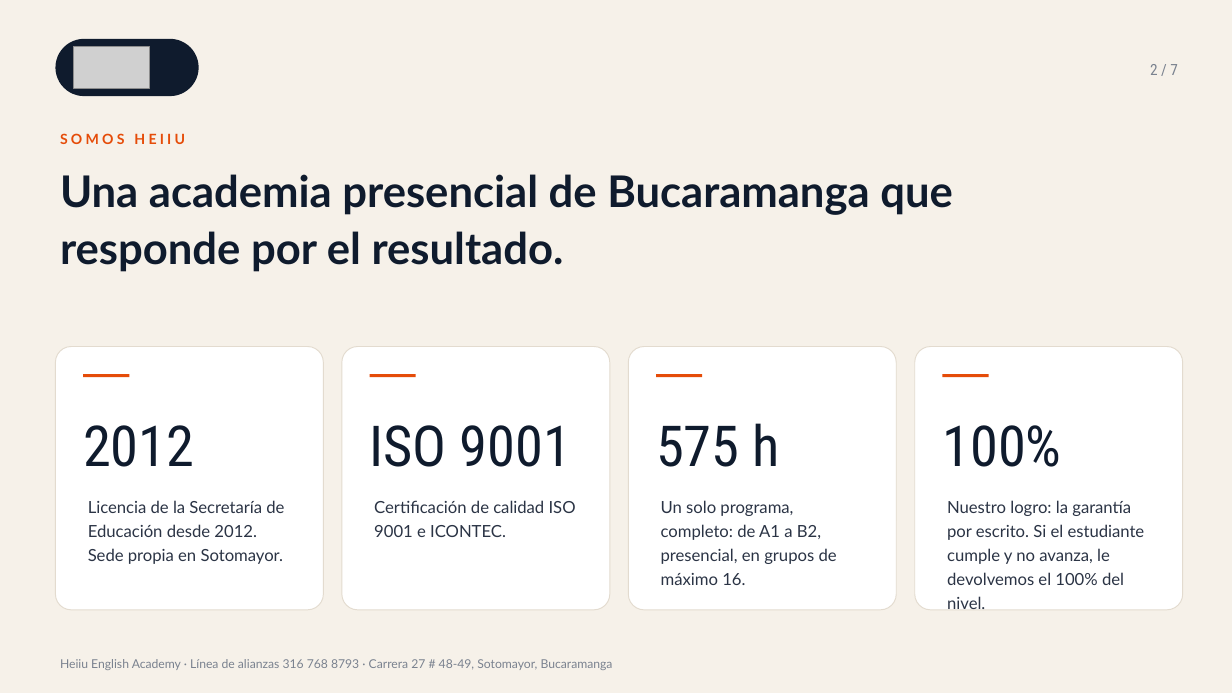
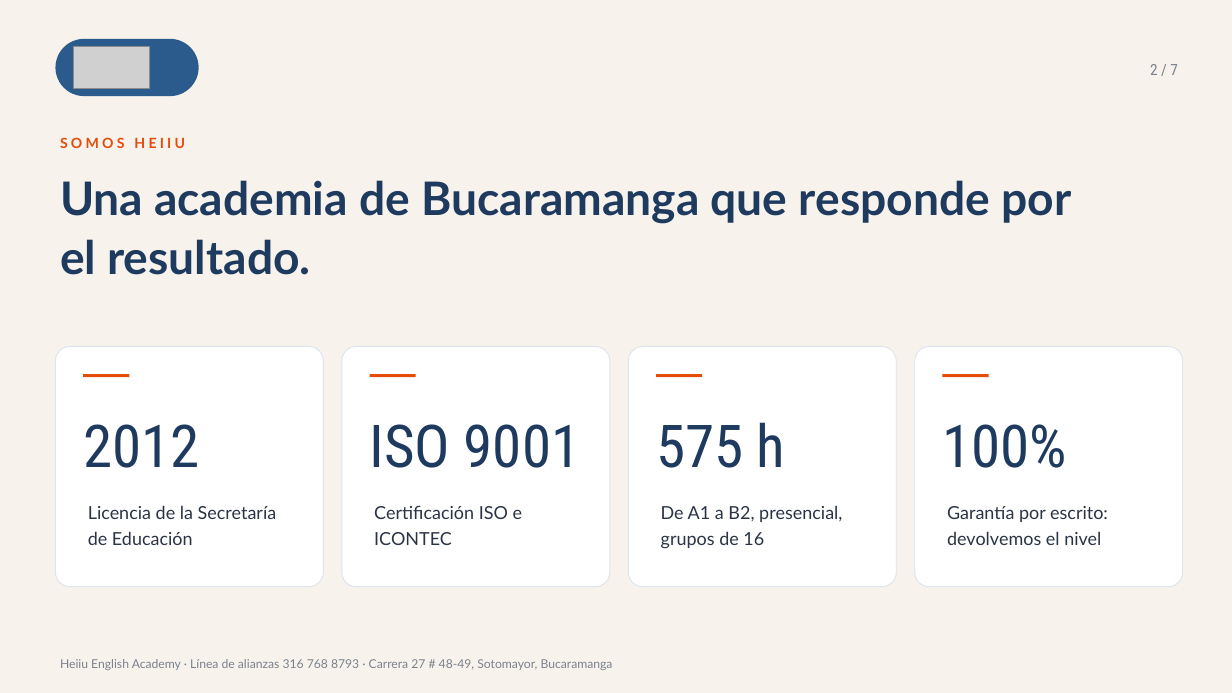
Before and after one commit to gomezrdiana/Plan-academico, a slide deck: slide 2 of recursos/comercial/B2B/PRESENTACION_FONDOS_EMPLEADOS_HEIIU.pptx. Drawn at 1232x693 pixels with LibreOffice and Linux fonts; fonts in the diff are those of the drawing; grey boxes stand for pictures. Boxes give left, top, right and bottom in pixels: in the first picture for what was removed or moved away, otherwise in the second. Text is boxed around its words. In the diff, an @@ line names an element or a change of style, - is before the commit and + after.

```diff
--- a/recursos/comercial/B2B/PRESENTACION_FONDOS_EMPLEADOS_HEIIU.pptx
+++ b/recursos/comercial/B2B/PRESENTACION_FONDOS_EMPLEADOS_HEIIU.pptx
@@ rectangle at (0,0,1232,693): fill #F6F1E9 to #F7F3EC @@
@@ rounded rectangle at (55,39,199,96): fill #0F1B2D to #2B5A8C @@
@@ text "SOMOS HEIIU": place and size @@
-text "SOMOS HEIIU" at (60,133,185,144)
+text "SOMOS HEIIU" at (60,137,185,148)
@@ text at (60,180,1071,275): text changed; size 34 to 36 pt; text colour #0F1B2D to #1E3A5F @@
-Una academia presencial de Bucaramanga que responde por el resultado.
+Una academia de Bucaramanga que responde por el resultado.
@@ rounded rectangle: place and size @@
-rounded rectangle at (55,347,323,610)
+rounded rectangle at (55,347,323,587)
@@ rounded rectangle: place and size @@
-rounded rectangle at (342,347,610,610)
+rounded rectangle at (342,347,610,587)
@@ rounded rectangle: place and size @@
-rounded rectangle at (628,347,897,610)
+rounded rectangle at (628,347,897,587)
@@ outline #E3DBCF 0.75 pt to #DDE4EE 0.75 pt in 4 elements at (55,347,323,587), (342,347,610,587), (628,347,897,587), (915,347,1183,587) @@
@@ rounded rectangle: place and size @@
-rounded rectangle at (915,347,1183,610)
+rounded rectangle at (915,347,1183,587)
@@ size 44 to 46 pt, text colour #0F1B2D to #1E3A5F in 4 elements at (83,424,199,468), (370,424,580,468), (656,422,785,468), (942,424,1067,468) @@
@@ text at (88,505,277,545): text changed; size 13 to 14 pt @@
-Licencia de la Secretaría de Educación desde 2012. Sede propia en Sotomayor.
+Licencia de la Secretaría de Educación
@@ text at (374,506,522,545): text changed; size 13 to 14 pt @@
-Certificación de calidad ISO 9001 e ICONTEC.
+Certificación ISO e ICONTEC
@@ text at (661,505,842,549): text changed; size 13 to 14 pt @@
-Un solo programa, completo: de A1 a B2, presencial, en grupos de máximo 16.
+De A1 a B2, presencial, grupos de 16
@@ text at (947,506,1108,545): text changed; size 13 to 14 pt @@
-Nuestro logro: la garantía por escrito. Si el estudiante cumple y no avanza, le devolvemos el 100% del nivel.
+Garantía por escrito: devolvemos el nivel
```
Also in this commit, not shown: 6 other slides changed, 2 other files.
